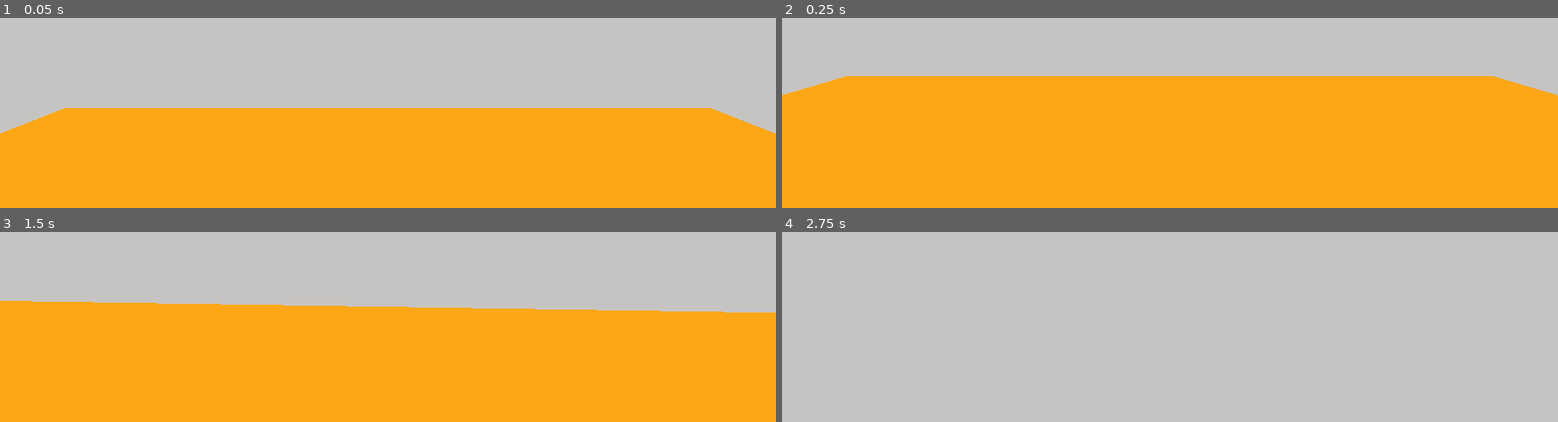
Above: before the commit, frames 1-4 (two rows, left to right).
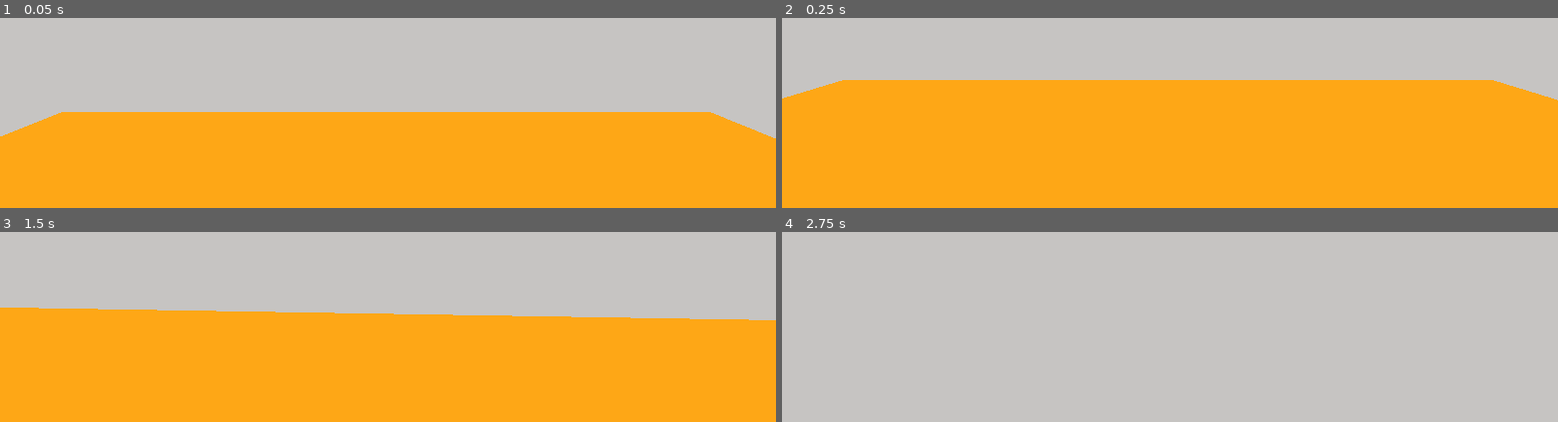
Above: after the commit, the same moments.

Repository: JoshuaBounds/ProjectXRay
Game: Godot game, scene res://Worlds/TestingWorld.tscn
Two runs of this game, one before a commit and one after it. Both use one fixed random seed, a clock stepped at 60 frames per second and the inputs below. This scene is started directly instead of the project's main scene.
Inputs (mouse positions are in pixels of both pictures, inside the frame that each line leads up to):
- Up to frame 1 (0.05 s): no input
- Up to frame 2 (0.25 s): no input
- Up to frame 3 (1.5 s): move the mouse to (outside the picture) at 0.52 s; hold W (movement_forward) from 0.53 s (still down); tap E (interact_object) at 0.6 s; tap Space (movement_jump) at 0.77 s; move the mouse to (outside the picture) at 1.27 s; tap Shift (movement_sprint) at 1.35 s
- Up to frame 4 (2.75 s): keep holding W (movement_forward); tap Space (movement_jump) at 1.52 s; tap Enter at 2 s; move the mouse to (outside the picture) at 2.02 s; tap E (interact_object) at 2.1 s

The runs differ from the first frame. In frame 1, 2.0% of the frame differs, in the area x 0-100%, y 47-64%; in frame 2, 2.0%; in frame 3, 3.7%, in the area x 0-100%, y 36-47%; in frame 4, nothing differs.

Commit message:
Fixing the fucking lost shit, fuck

Diff:
--- a/Worlds/TestingWorld.tscn
+++ b/Worlds/TestingWorld.tscn
@@ -62,6 +62,7 @@
 shape = SubResource( 6 )
 
 [node name="MeshInstance" type="MeshInstance" parent="StaticBody"]
+transform = Transform( 1, 0, 0, 0, 1, 0, 0, 0, 1, -0.0940332, -0.159196, -0.00637341 )
 mesh = SubResource( 7 )
 material/0 = ExtResource( 2 )
 
Not shown, changed: Blocking/Props/ChairBlocking/ChairBlocking.dae
Not shown, changed: Blocking/Props/PushButtonBlocking/PushButtonBlocking.dae
Not shown, changed: Blocking/World/World1Blocking/World1Blocking.dae
Not shown, changed: Blocking/Props/ChairBlocking/ChairBlocking.blend
Not shown, changed: Blocking/Props/PushButtonBlocking/PushButtonBlocking.blend
Not shown, changed: Blocking/Props/PushButtonBlocking/PushButtonBlocking.blend1
Not shown, changed: Blocking/World/World1Blocking/World1Blocking.blend
Not shown, changed: Blocking/World/World1Blocking/World1Blocking.blend1
Not shown, changed: Blocking/World/World1Blocking/World1Blocking.blend2
Not shown, changed: Blocking/World/World1Blocking/World1Blocking.blend3
Not shown, changed: Blocking/World/World1Blocking/World1Blocking.blend4
Not shown, changed: Blocking/World/World1Blocking/World1Blocking.blend5
